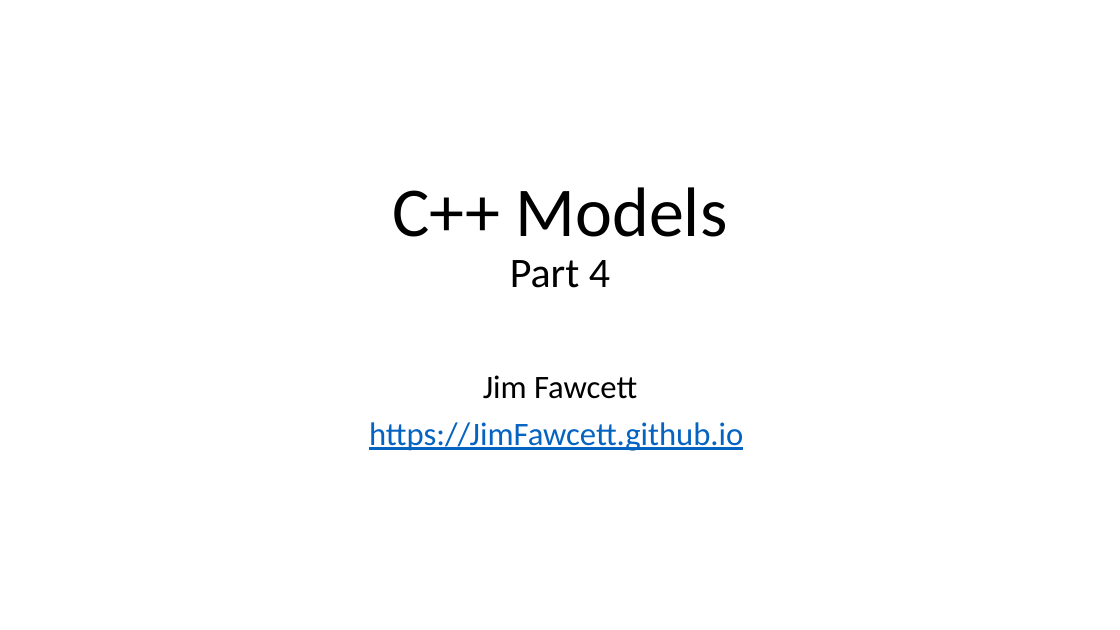
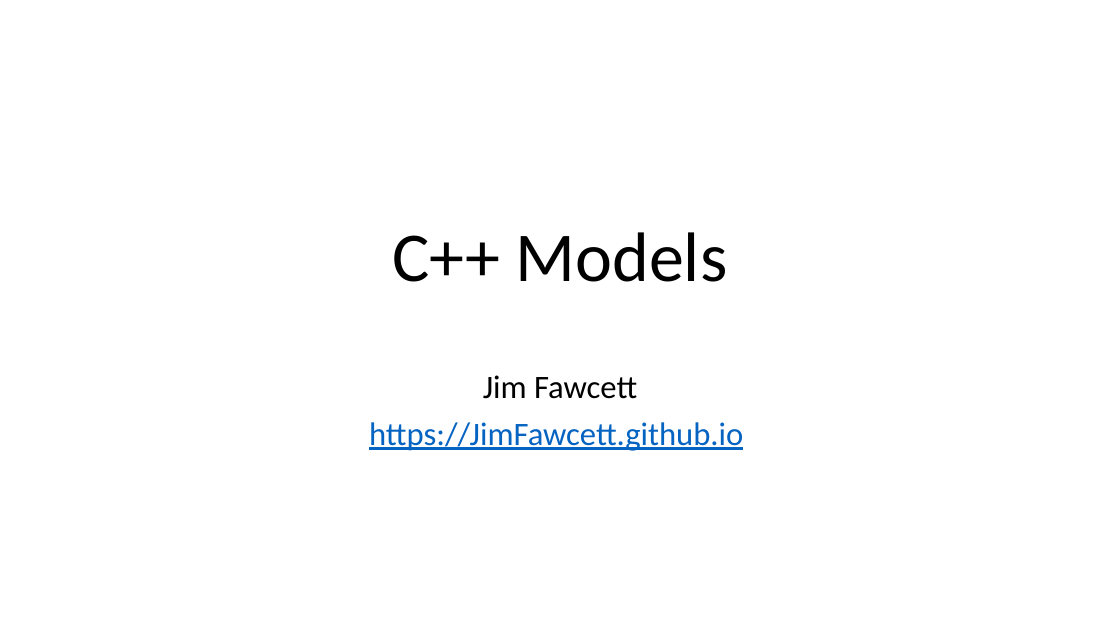
Before and after one commit to JimFawcett/JimFawcett.github.io, a slide deck: slide 1 of Resources/CppModels.pptx. Drawn at 1120x630 pixels with LibreOffice and Linux fonts; fonts in the diff are those of the drawing. Boxes give left, top, right and bottom in pixels: in the first picture for what was removed or moved away, otherwise in the second. Text is boxed around its words. In the diff, an @@ line names an element or a change of style, - is before the commit and + after.

Commit message:
added polymorphism model

```diff
--- a/Resources/CppModels.pptx
+++ b/Resources/CppModels.pptx
@@ title at bbox=[392, 232, 728, 282]: text changed @@
-C++ Models
-Part 4
+C++ Models
```
Also in this commit, not shown: 6 other slides changed, 12 slides added, 4 other files.
